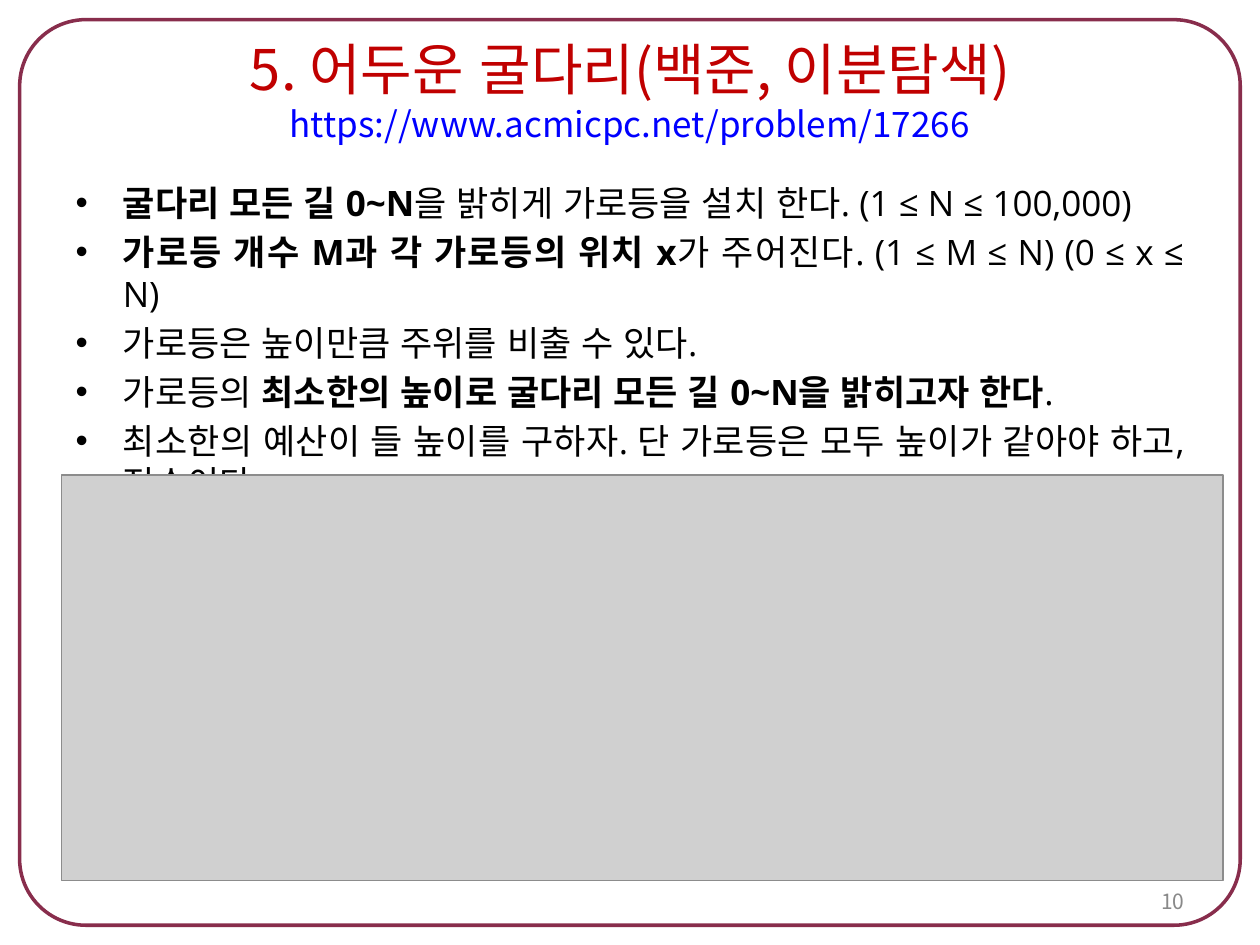
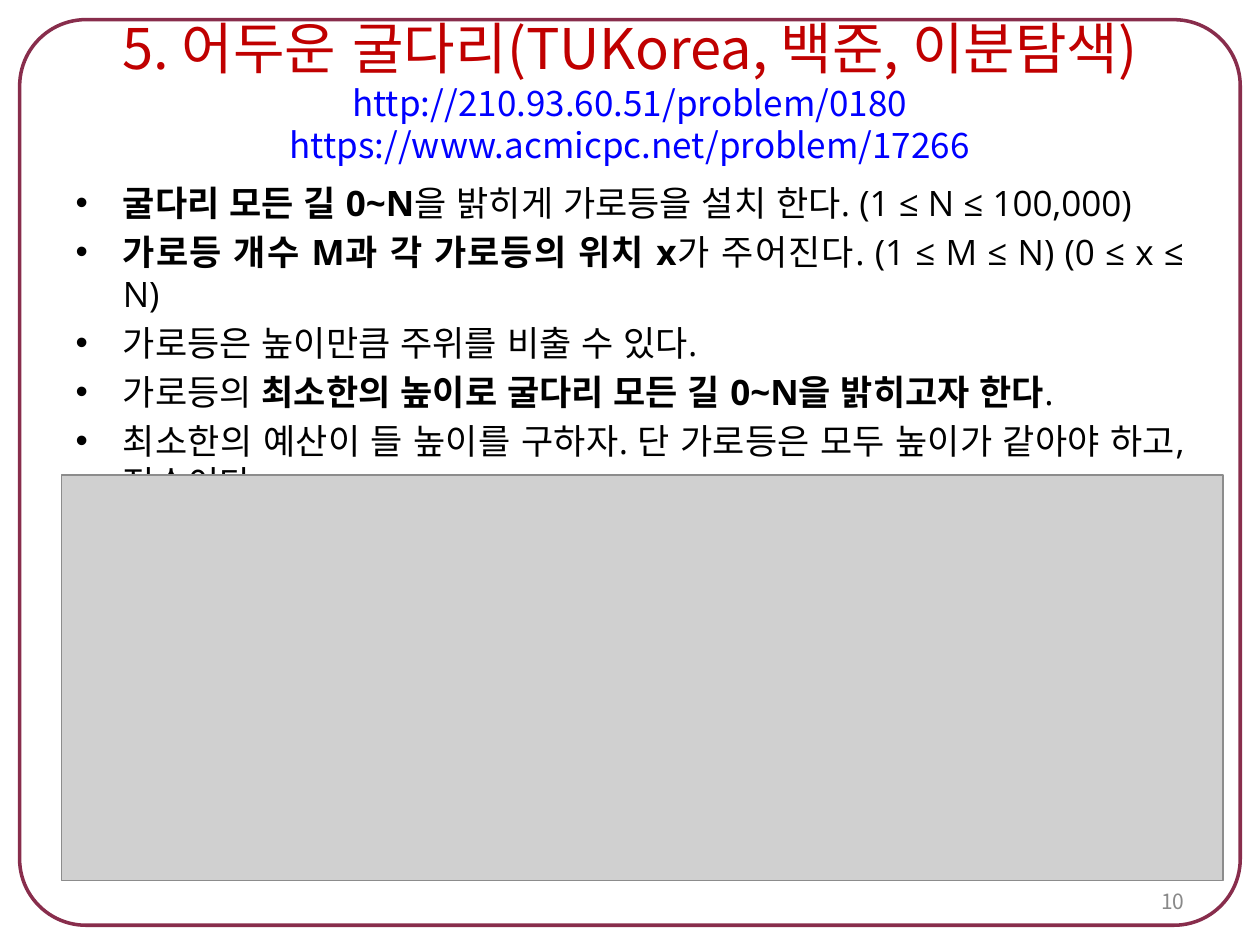
Before and after one commit to tlsdn0403/4-1, a slide deck: slide 10 of 스크립트언어/숙제5. 이진탐색 알고리즘.pptx. Drawn at 1260x945 pixels with LibreOffice and Linux fonts; fonts in the diff are those of the drawing; grey boxes stand for pictures. Boxes give left, top, right and bottom in pixels: in the first picture for what was removed or moved away, otherwise in the second. Text is boxed around its words. In the diff, an @@ line names an element or a change of style, - is before the commit and + after.

```diff
--- a/스크립트언어/숙제5. 이진탐색 알고리즘.pptx
+++ b/스크립트언어/숙제5. 이진탐색 알고리즘.pptx
@@ title at bbox=[123, 18, 1137, 166]: text changed @@
-5. 어두운 굴다리(백준, 이분탐색)
-https://www.acmicpc.net/problem/17266
+5. 어두운 굴다리(TUKorea, 백준, 이분탐색)
+http://210.93.60.51/problem/0180
+https://www.acmicpc.net/problem/17266
```
Also in this commit, not shown: 2 other slides changed, 2 slides added, 33 other files.
